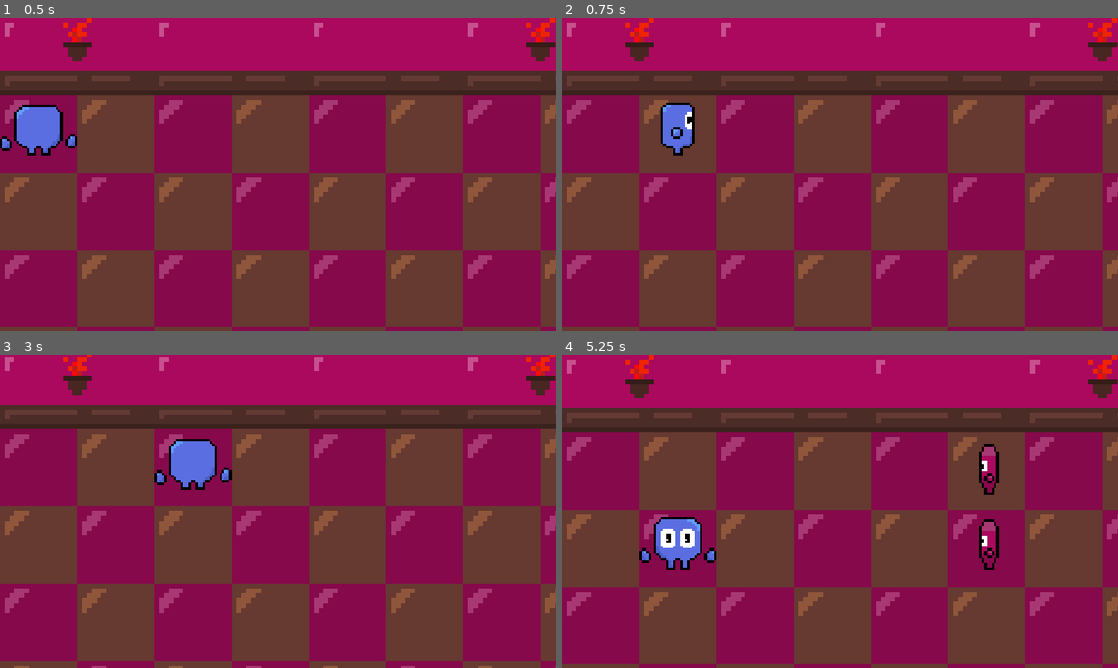
Above: before the commit, frames 1-4 (two rows, left to right).
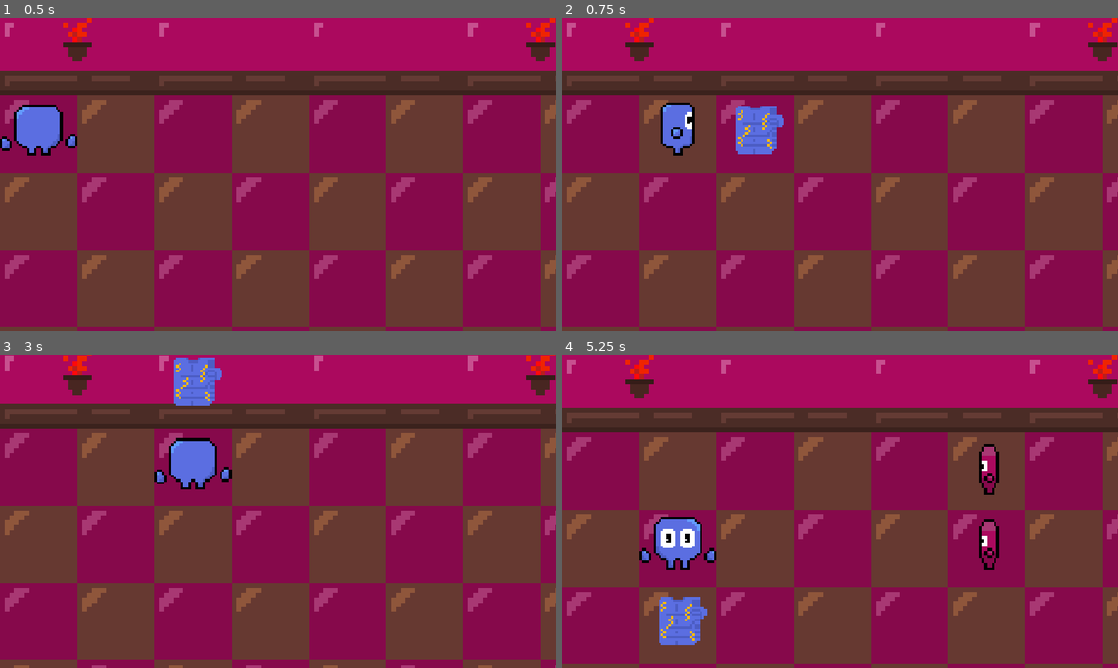
Above: after the commit, the same moments.

Repository: Floatingjacob/Brackeys-Game-Jam-2026.2
Game: Godot game, scene res://scenes/begin.tscn
The game is run twice, just before and just after one commit, with the same random seed, the same clock (stepped at 60 frames per second) and the same inputs.
Inputs:
- Up to frame 1 (0.5 s): no input
- Up to frame 2 (0.75 s): tap Enter at 0.5 s; hold Right (ui_right) from 0.53 s (still down); tap Q (attack, bound only after the commit) at 0.6 s
- Up to frame 3 (3 s): release Right (ui_right) at 1.28 s; hold Down (ui_down) 1.28-2.03 s; tap Q (attack, bound only after the commit) at 1.35, 2.1, 2.85 s; hold Right (ui_right) 2.03-2.78 s; hold Up (ui_up) from 2.78 s (still down)
- Up to frame 4 (5.25 s): release Up (ui_up) at 3.53 s; hold Left (ui_left) 3.53-5.03 s; tap Q (attack, bound only after the commit) at 3.6, 4.35, 5.1 s; hold Down (ui_down) from 5.03 s (still down)

Frame 1 is identical in both runs. In frame 2, 1.1% of the frame differs, in the area x 31-40%, y 28-44%; in frame 3, 3.2%, in the area x 0-100%, y 0-100%; in frame 4, 1.1%.

Commit message:
Added an attack, added enemy being able to kill player, worked on minor bugs.

Diff:
--- a/project.godot
+++ b/project.godot
@@ -28,6 +28,7 @@
 
 Player=""
 Enemy=""
+Fist=""
 
 [input]
 
@@ -36,6 +37,12 @@
 "events": [Object(InputEventKey,"resource_local_to_scene":false,"resource_name":"","device":-1,"window_id":0,"alt_press …(195 unchanged characters)…
 , Object(InputEventJoypadButton,"resource_local_to_scene":false,"resource_name":"","device":-1,"button_index":11,"pressure":0.0,"pressed":false,"script":null)
 , Object(InputEventJoypadMotion,"resource_local_to_scene":false,"resource_name":"","device":-1,"axis":1,"axis_value":-1.0,"script":null)
+]
+}
+attack={
+"deadzone": 0.2,
+"events": [Object(InputEventKey,"resource_local_to_scene":false,"resource_name":"","device":-1,"window_id":0,"alt_pressed":false,"shift_pressed":false,"ctrl_pressed":false,"meta_pressed":false,"pressed":false,"keycode":0,"physical_keycode":81,"key_label":0,"unicode":113,"location":0,"echo":false,"script":null)
+, Object(InputEventMouseButton,"resource_local_to_scene":false,"resource_name":"","device":-1,"window_id":0,"alt_pressed":false,"shift_pressed":false,"ctrl_pressed":false,"meta_pressed":false,"button_mask":1,"position":Vector2(365, 7),"global_position":Vector2(374, 55),"factor":1.0,"button_index":1,"canceled":false,"pressed":true,"double_click":false,"script":null)
 ]
 }
 
--- a/reusables/characters/thor.tscn
+++ b/reusables/characters/thor.tscn
@@ -156,3 +156,15 @@
 [node name="Collision" type="CollisionShape2D" parent="." unique_id=1832148129]
 position = Vector2(0, 2)
 shape = SubResource("RectangleShape2D_ynlpw")
+
+[node name="UpSpawner" type="Node2D" parent="." unique_id=216600495]
+position = Vector2(0, -31.25)
+
+[node name="DownSpawner" type="Node2D" parent="." unique_id=1089379246]
+position = Vector2(0, 34.25)
+
+[node name="LeftSpawner" type="Node2D" parent="." unique_id=1332642163]
+position = Vector2(-32, 2.25)
+
+[node name="RightSpawner" type="Node2D" parent="." unique_id=1417628513]
+position = Vector2(32, 2.25)
--- /dev/null
+++ b/scenes/Fist.tscn
@@ -0,0 +1,16 @@
+[gd_scene format=3 uid="uid://dgwwfb6l4o3eg"]
+
+[ext_resource type="Script" uid="uid://blpmjcji226cf" path="res://scenes/fist.gd" id="1_2dubo"]
+[ext_resource type="Texture2D" uid="uid://bo8dkfk1801mc" path="res://assets/spritesheets/thor/Fist.png" id="1_5urjb"]
+
+[sub_resource type="RectangleShape2D" id="RectangleShape2D_2bnyp"]
+
+[node name="Fist" type="Area2D" unique_id=1022350186 groups=["Fist"]]
+script = ExtResource("1_2dubo")
+
+[node name="Sprite2D" type="Sprite2D" parent="." unique_id=160650934]
+texture = ExtResource("1_5urjb")
+
+[node name="CollisionShape2D" type="CollisionShape2D" parent="." unique_id=1019895802]
+position = Vector2(2, 0)
+shape = SubResource("RectangleShape2D_2bnyp")
--- a/scenes/enemy.tscn
+++ b/scenes/enemy.tscn
@@ -2,6 +2,7 @@
 
 [ext_resource type="Script" uid="uid://cgv77q76vaa7p" path="res://scenes/enemy.gd" id="1_md0e3"]
 [ext_resource type="Texture2D" uid="uid://dxoqnkiwmpuum" path="res://assets/spritesheets/thor enemy/Thor'sEnemyIdles.png" id="2_4ra3w"]
+[ext_resource type="Script" uid="uid://douqsg8xtwxu6" path="res://scenes/kill_zone.gd" id="3_4ra3w"]
 
 [sub_resource type="AtlasTexture" id="AtlasTexture_fk37g"]
 atlas = ExtResource("2_4ra3w")
@@ -129,7 +130,10 @@
 [sub_resource type="RectangleShape2D" id="RectangleShape2D_ikt4i"]
 size = Vector2(19, 21)
 
-[node name="Enemy" type="CharacterBody2D" unique_id=448632925]
+[sub_resource type="RectangleShape2D" id="RectangleShape2D_2bnyp"]
+size = Vector2(19, 21)
+
+[node name="Enemy" type="CharacterBody2D" unique_id=448632925 groups=["Enemy"]]
 script = ExtResource("1_md0e3")
 
 [node name="Animation" type="AnimatedSprite2D" parent="." unique_id=1961050365]
@@ -139,3 +143,10 @@
 [node name="CollisionShape2D" type="CollisionShape2D" parent="." unique_id=879738330]
 position = Vector2(-0.5, 2.5)
 shape = SubResource("RectangleShape2D_ikt4i")
+
+[node name="KillZone" type="Area2D" parent="." unique_id=810970374]
+script = ExtResource("3_4ra3w")
+
+[node name="CollisionShape2D" type="CollisionShape2D" parent="KillZone" unique_id=2072037802]
+position = Vector2(-0.5, 2.5)
+shape = SubResource("RectangleShape2D_2bnyp")
--- /dev/null
+++ b/scenes/fist.gd
@@ -0,0 +1,16 @@
+extends Area2D
+
+@export var lifetime := 0.5
+@onready var collision_shape_2d: CollisionShape2D = $CollisionShape2D
+
+
+func _ready() -> void:
+	body_entered.connect(_on_body_entered)
+
+	await get_tree().create_timer(lifetime).timeout
+	queue_free()
+
+
+func _on_body_entered(body: Node2D) -> void:
+	if body.is_in_group("Enemy"):
+		body.queue_free()
--- /dev/null
+++ b/scenes/kill_zone.gd
@@ -0,0 +1,12 @@
+extends Area2D
+
+
+@onready var collision_shape_2d: CollisionShape2D = $CollisionShape2D
+
+
+func _ready() -> void:
+	body_entered.connect(_on_body_entered)
+
+func _on_body_entered(body: Node2D) -> void:
+	if body.is_in_group("Player"):
+		get_tree().reload_current_scene()
--- a/scripts/characters/thor/thor.gd
+++ b/scripts/characters/thor/thor.gd
@@ -1,6 +1,16 @@
 extends CharacterBody2D
 
 const TILE_SIZE := 32
+
+#Fist Spawners
+@onready var down_spawner: Node2D = $DownSpawner
+@onready var left_spawner: Node2D = $LeftSpawner
+@onready var right_spawner: Node2D = $RightSpawner
+@onready var up_spawner: Node2D = $UpSpawner
+
+var is_attacking := false
+#Fist Scene
+var fist_scene: PackedScene = preload("res://scenes/Fist.tscn")
 
 # Map boundaries in pixels
 const LEFT_BOUNDARY := 368.0
@@ -15,6 +25,21 @@
 
 
 func _physics_process(_delta: float) -> void:
+#Look for Attack
+	if Input.is_action_just_pressed("attack") and not is_attacking:
+		is_attacking = true
+
+		attack()
+
+		var enemies := get_tree().get_nodes_in_group("Enemy")
+
+		for enemy in enemies:
+			enemy.take_turn()
+
+		await get_tree().create_timer(1.6).timeout
+
+		is_attacking = false
+#Movement Code
 	if moving:
 		# Move toward the next tile.
 		global_position = global_position.move_toward(target_position, 8.0)
@@ -71,3 +96,25 @@
 		if is_in_boundaries:
 			target_position = next_position
 			moving = true
+
+#Function attack
+func attack() -> void:
+	var spawner: Node2D
+
+	match last_direction:
+		Vector2.DOWN:
+			spawner = down_spawner
+		Vector2.LEFT:
+			spawner = left_spawner
+		Vector2.RIGHT:
+			spawner = right_spawner
+		Vector2.UP:
+			spawner = up_spawner
+
+	# Wait before spawning the fist.
+	await get_tree().create_timer(0.1).timeout
+
+	var fist_instance := fist_scene.instantiate()
+	get_parent().add_child(fist_instance)
+
+	fist_instance.global_position = spawner.global_position
Binary file added: assets/spritesheets/thor/Attack.png
Not shown, added: assets/spritesheets/thor/Attack.png.import
Binary file added: assets/spritesheets/thor/Fist.png
Not shown, added: assets/spritesheets/thor/Fist.png.import
Not shown, added: scenes/fist.gd.uid
Not shown, added: scenes/kill_zone.gd.uid
